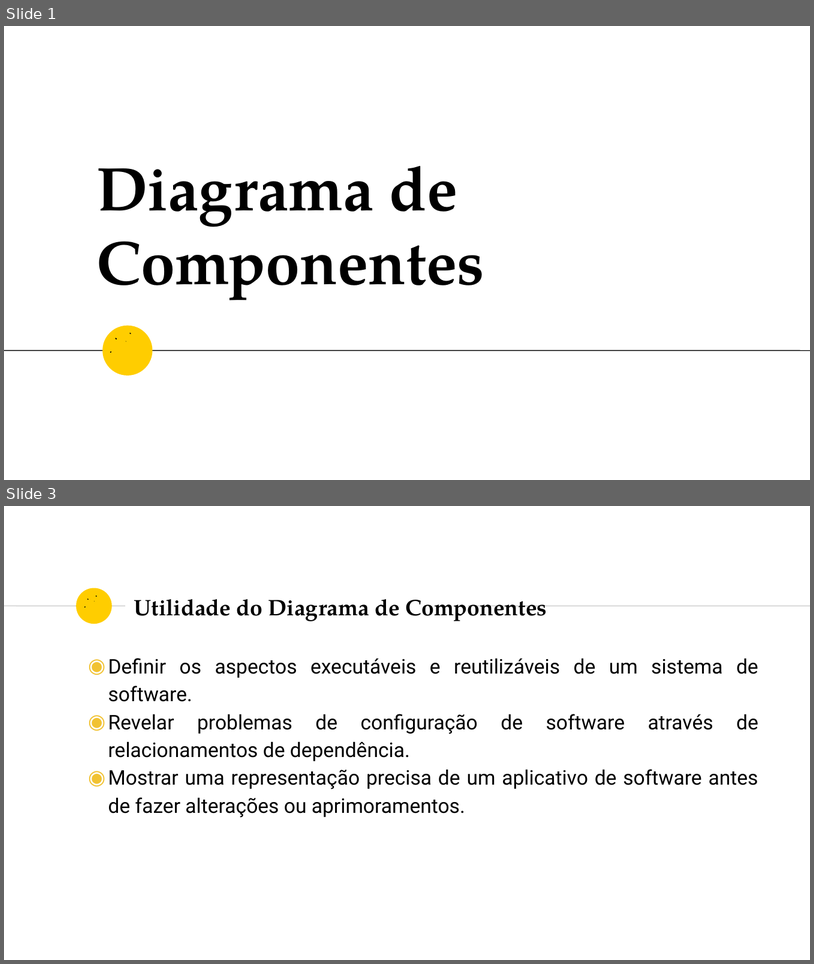
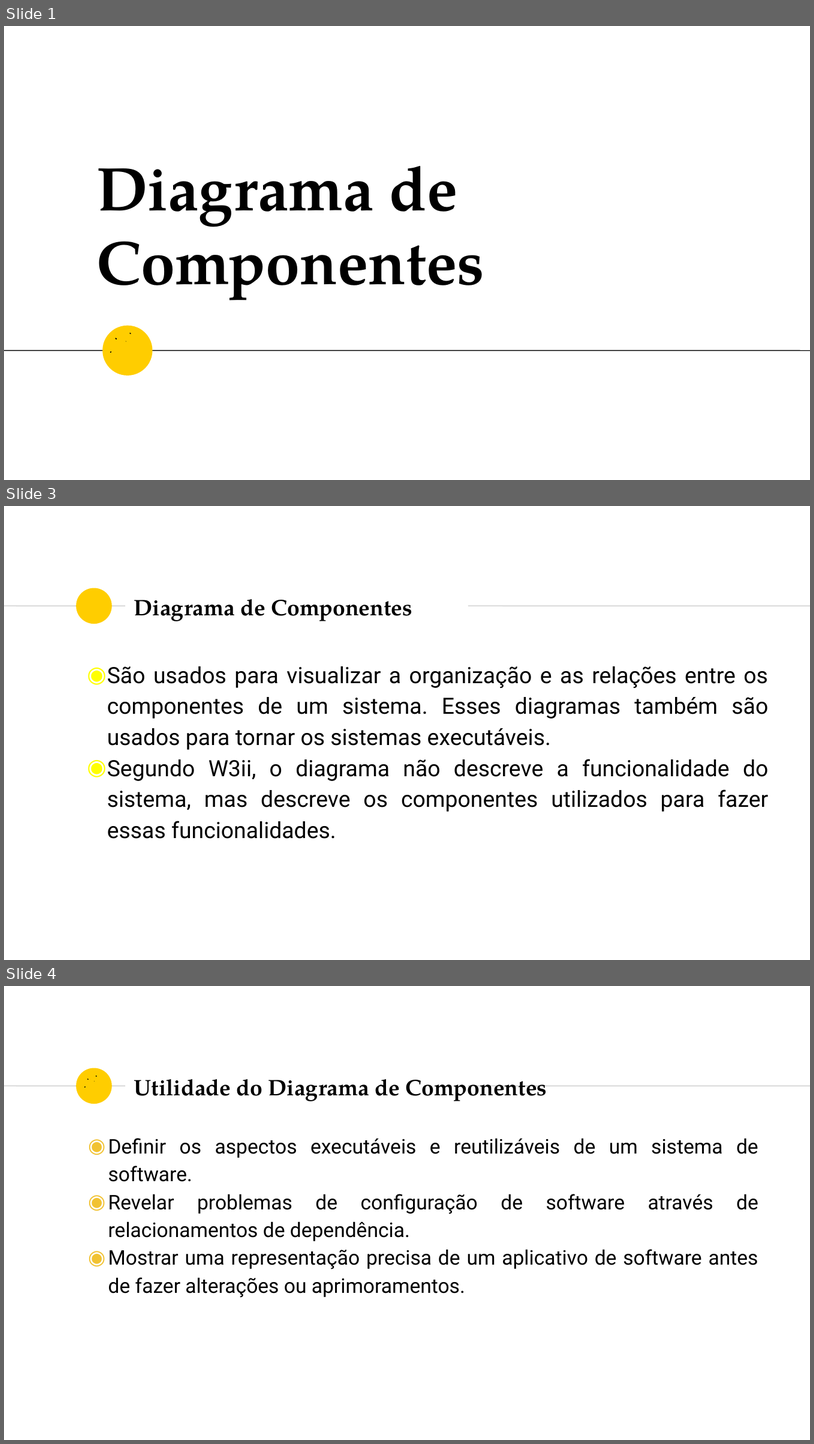
Before and after one commit to fga-eps-mds/A-Disciplina-MDS-EPS, a slide deck: MDS_Material/Diagrama_Componentes/Diagrama de Componentes - Apresentacao.odp. Shown one above the other, each under a label of ours: slides 1 and 3 before the commit, slides 1, 3 and 4 after it; the slides between them are not shown. The pictures are 814x964 and 814x1444 pixels, drawn with LibreOffice and Linux fonts; fonts in the diff are those of the drawing. Boxes give left, top, right and bottom in pixels: in the first picture for what was removed or moved away, otherwise in the second. Text is boxed around its words. In the diff, an @@ line names an element or a change of style, - is before the commit and + after.

Commit message:
Fixing component diagram file

```diff
--- a/MDS_Material/Diagrama_Componentes/Diagrama de Componentes - Apresentacao.odp
+++ b/MDS_Material/Diagrama_Componentes/Diagrama de Componentes - Apresentacao.odp
@@ slide 3 added at [4,506,810,960], background #FFFFFF; not listed: 3 template elements that a slide beside it also shows @@
@@ title added at [134,599,413,621], 20 pt, text #000000, bold @@
+Diagrama de Componentes
@@ text added at [107,666,768,838], 20 pt, text #000000 @@
+◉ São usados para visualizar a organização e as relações entre os componentes de um sistema. Esses diagramas também são usados para tornar os sistemas executáveis.
+◉ Segundo W3ii, o diagrama não descreve a funcionalidade do sistema, mas descreve os componentes utilizados para fazer essas funcionalidades.
@@ what was slide 3 is now slide 4 @@
```
Also in this commit, not shown: 1 slide changed, 6 other slides added.
